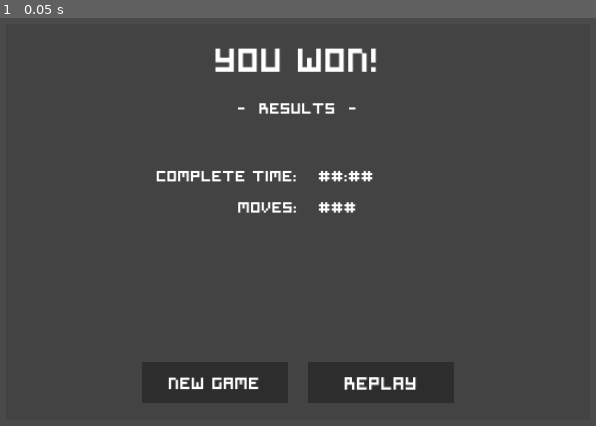
Above: before the commit, frame 1.
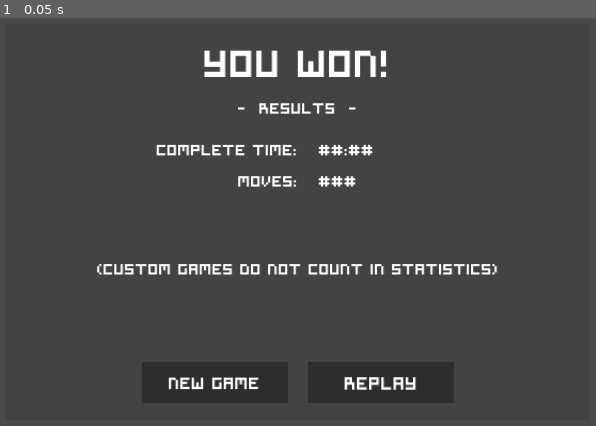
Above: after the commit, the same moment.

Repository: rawii22/FreeCellGodot
Game: Godot game, scene res://Scenes/UI/win_screen.tscn
The game is run twice, just before and just after one commit, with the same random seed, the same clock (stepped at 60 frames per second) and the same inputs. This scene is started directly instead of the project's main scene.
Inputs:
- Up to frame 1 (0.05 s): no input

The runs differ from the first frame. In frame 1, 3.9% of the frame differs, in the area x 16-84%, y 7-63%.

Commit message:
Added confirm screen before game exits
-When the game is closed, the user must confirm if they want to quit. If so, the current deal will end and the statistics will be altered if necessary.
-Added invisible layer behind confirmation screens that should block all mouse input.
-Fixed issue where if two confirmation screens are open and one of them is closed, the timer would erroneously start counting again.
-Reworked how the game ends. Either if the player wins or if the game is closing, the game can be ended in the same way and the statistics will automatically be updated.

Diff:
--- a/Scenes/Main.gd
+++ b/Scenes/Main.gd
@@ -1,9 +1,9 @@
 extends Node
-
 
 # Called when the node enters the scene tree for the first time.
 func _ready():
 	randomize()
+	get_tree().set_auto_accept_quit(false)
 	get_tree().get_root().get_node("Main/Table").new_game()
 
 
@@ -11,3 +11,8 @@
 	if get_tree().get_root().get_node("Main/GUI").open_ui == 0 and !get_tree().get_root().get_node("Main/GUI").block_ui_changes:
 		if event.is_action_pressed("New Game"):
 			get_tree().get_root().get_node("Main/Table").new_game()
+
+
+func _notification(what):
+	if what == NOTIFICATION_WM_CLOSE_REQUEST and !get_tree().get_root().get_node("Main/GUI/SettingsMenu").quitting:
+		get_tree().get_root().get_node("Main/GUI/SettingsMenu")._on_quit_pressed()
--- a/Scenes/UI/confirmation_screen.gd
+++ b/Scenes/UI/confirmation_screen.gd
@@ -26,7 +26,8 @@
 
 	await self.response_made
 	hide()
-	GUI.block_ui(false)
+	if get_tree().get_nodes_in_group("confirmation").size() == 1:
+		GUI.block_ui(false)
 	return response
 
 
--- a/Scenes/UI/confirmation_screen.tscn
+++ b/Scenes/UI/confirmation_screen.tscn
@@ -5,7 +5,7 @@
 [ext_resource type="Texture2D" uid="uid://bjxme0f4fpinx" path="res://Assets/UI/settings_button_background_light.png" id="3_dvhm4"]
 [ext_resource type="Texture2D" uid="uid://r5kcnyvl57dw" path="res://Assets/UI/settings_button_background_dark.png" id="4_6n3ek"]
 
-[node name="ConfirmationScreen" type="Control"]
+[node name="ConfirmationScreen" type="Control" groups=["confirmation"]]
 layout_mode = 3
 anchors_preset = 15
 anchor_right = 1.0
@@ -13,6 +13,26 @@
 grow_horizontal = 2
 grow_vertical = 2
 script = ExtResource("1_1rxxp")
+
+[node name="Control" type="Control" parent="."]
+anchors_preset = 0
+offset_right = 3840.0
+offset_bottom = 2160.0
+
+[node name="InvisibleWall" type="ColorRect" parent="Control"]
+layout_mode = 1
+anchors_preset = 8
+anchor_left = 0.5
+anchor_top = 0.5
+anchor_right = 0.5
+anchor_bottom = 0.5
+offset_left = -1920.0
+offset_top = -1080.0
+offset_right = 1920.0
+offset_bottom = 1080.0
+grow_horizontal = 2
+grow_vertical = 2
+color = Color(0.282353, 0.282353, 0.282353, 0)
 
 [node name="Menu" type="Control" parent="."]
 anchors_preset = 0
--- a/Scenes/UI/settings_menu.gd
+++ b/Scenes/UI/settings_menu.gd
@@ -1,9 +1,13 @@
 extends Control
+
+@export var confirm_screen_scene: PackedScene
 
 var table
 var GUI
 var lineedit_focused
 var old_text
+
+var quitting = false
 
 var FSenabled = "Fullscreen:\nEnabled"
 var FSdisabled = "Fullscreen:\nDisabled"
@@ -110,7 +114,15 @@
 
 
 func _on_quit_pressed():
-	get_tree().quit()
+	quitting = true
+	var confirmation_screen = confirm_screen_scene.instantiate()
+	get_parent().add_child(confirmation_screen)
+	var response = await confirmation_screen.confirm("Quit?\n(Unfinished non-custom games will count as a loss)", true)
+	confirmation_screen.queue_free()
+	if response:
+		table.end_game(true)
+		get_tree().quit()
+	quitting = false
 
 
 func lose_focus():
--- a/Scenes/UI/settings_menu.tscn
+++ b/Scenes/UI/settings_menu.tscn
@@ -1,6 +1,7 @@
-[gd_scene load_steps=7 format=3 uid="uid://dxb7ghjo2y75q"]
+[gd_scene load_steps=8 format=3 uid="uid://dxb7ghjo2y75q"]
 
 [ext_resource type="Script" path="res://Scenes/UI/settings_menu.gd" id="1_fy850"]
+[ext_resource type="PackedScene" uid="uid://3tyeetg11pmv" path="res://Scenes/UI/confirmation_screen.tscn" id="2_26826"]
 [ext_resource type="Texture2D" uid="uid://bjxme0f4fpinx" path="res://Assets/UI/settings_button_background_light.png" id="2_g3dsl"]
 [ext_resource type="Texture2D" uid="uid://r5kcnyvl57dw" path="res://Assets/UI/settings_button_background_dark.png" id="3_oqet2"]
 [ext_resource type="FontFile" uid="uid://csh6y5qo6krcu" path="res://Assets/Fonts/SymtextFix.ttf" id="4_4ifl8"]
@@ -13,6 +14,7 @@
 offset_top = 100.0
 offset_bottom = 100.0
 script = ExtResource("1_fy850")
+confirm_screen_scene = ExtResource("2_26826")
 
 [node name="ColorRect" type="ColorRect" parent="."]
 custom_minimum_size = Vector2(800, 1550)
--- a/Scenes/UI/win_screen.tscn
+++ b/Scenes/UI/win_screen.tscn
@@ -30,12 +30,12 @@
 
 [node name="YouWon" type="Label" parent="."]
 layout_mode = 0
-offset_left = 1524.0
+offset_left = 1470.0
 offset_top = 180.0
-offset_right = 2316.0
-offset_bottom = 403.0
+offset_right = 2370.0
+offset_bottom = 433.0
 theme_override_fonts/font = ExtResource("1_rsptf")
-theme_override_font_sizes/font_size = 150
+theme_override_font_sizes/font_size = 170
 text = "You Won!"
 horizontal_alignment = 1
 vertical_alignment = 1
@@ -55,9 +55,9 @@
 [node name="CompleteTimeLabel" type="Label" parent="."]
 layout_mode = 0
 offset_left = 1242.0
-offset_top = 800.0
+offset_top = 675.0
 offset_right = 1920.0
-offset_bottom = 907.0
+offset_bottom = 782.0
 theme_override_fonts/font = ExtResource("1_rsptf")
 theme_override_font_sizes/font_size = 70
 text = "Complete Time:"
@@ -67,9 +67,9 @@
 [node name="MovesLabel" type="Label" parent="."]
 layout_mode = 0
 offset_left = 1633.0
-offset_top = 950.0
+offset_top = 825.0
 offset_right = 1920.0
-offset_bottom = 1057.0
+offset_bottom = 932.0
 theme_override_fonts/font = ExtResource("1_rsptf")
 theme_override_font_sizes/font_size = 70
 text = "Moves:"
@@ -79,9 +79,9 @@
 [node name="CompleteTime" type="Label" parent="."]
 layout_mode = 0
 offset_left = 2020.0
-offset_top = 800.0
+offset_top = 675.0
 offset_right = 2289.0
-offset_bottom = 907.0
+offset_bottom = 782.0
 theme_override_fonts/font = ExtResource("1_rsptf")
 theme_override_font_sizes/font_size = 70
 text = "##:##"
@@ -89,15 +89,15 @@
 [node name="Moves" type="Label" parent="."]
 layout_mode = 0
 offset_left = 2020.0
-offset_top = 950.0
+offset_top = 825.0
 offset_right = 2206.0
-offset_bottom = 1057.0
+offset_bottom = 932.0
 theme_override_fonts/font = ExtResource("1_rsptf")
 theme_override_font_sizes/font_size = 70
 text = "###"
 
 [node name="CustomGameMessage" type="Label" parent="."]
-visible = false
+layout_mode = 0
 offset_left = 670.0
 offset_top = 1242.0
 offset_right = 3170.0
--- a/Scenes/table.gd
+++ b/Scenes/table.gd
@@ -134,7 +134,7 @@
 		var response = await confirmation_screen.confirm(prompt, true)
 		confirmation_screen.queue_free()
 		if response:
-			lose()
+			end_game()
 		else:
 			return
 
@@ -269,7 +269,8 @@
 		if get_node("Foundation" + str(i + 1)).is_full:
 			full_foundations += 1
 	if full_foundations == 4:
-		win()
+		won = true
+		end_game()
 		return
 
 
@@ -377,28 +378,24 @@
 		new_game(true)
 
 
-func win():
+func end_game(quitting = false):
 	set_time_paused(true)
-	won = true
-	win_screen = win_screen_scene.instantiate()
-	win_screen.construct(time_elapsed, move_count, is_custom)
-	add_child(win_screen)
-	win_screen.show()
-
-	if !is_custom:
+	#If the game is being closed imediately after the player won, don't count the win twice.
+	if won and !quitting:
+		win_screen = win_screen_scene.instantiate()
+		win_screen.construct(time_elapsed, move_count, is_custom)
+		add_child(win_screen)
+		win_screen.show()
+		if !is_custom:
+			games_played += 1
+			games_won += 1
+			if time_elapsed < best_time:
+				best_time = time_elapsed
+			if move_count < best_moves:
+				best_moves = move_count
+	elif !won and move_made_on_current_hand and !is_custom:
 		games_played += 1
-		games_won += 1
-		if time_elapsed < best_time:
-			best_time = time_elapsed
-		if move_count < best_moves:
-			best_moves = move_count
-		save()
-
-
-func lose():
-	if !is_custom:
-		games_played += 1
-		save()
+	save()
 
 
 func save():
--- a/project.godot
+++ b/project.godot
@@ -80,3 +80,7 @@
 
 renderer/rendering_method="gl_compatibility"
 renderer/rendering_method.mobile="gl_compatibility"
+environment/ssao/quality=1
+environment/ssil/quality=1
+environment/glow/upscale_mode=0
+environment/max_fps=0
